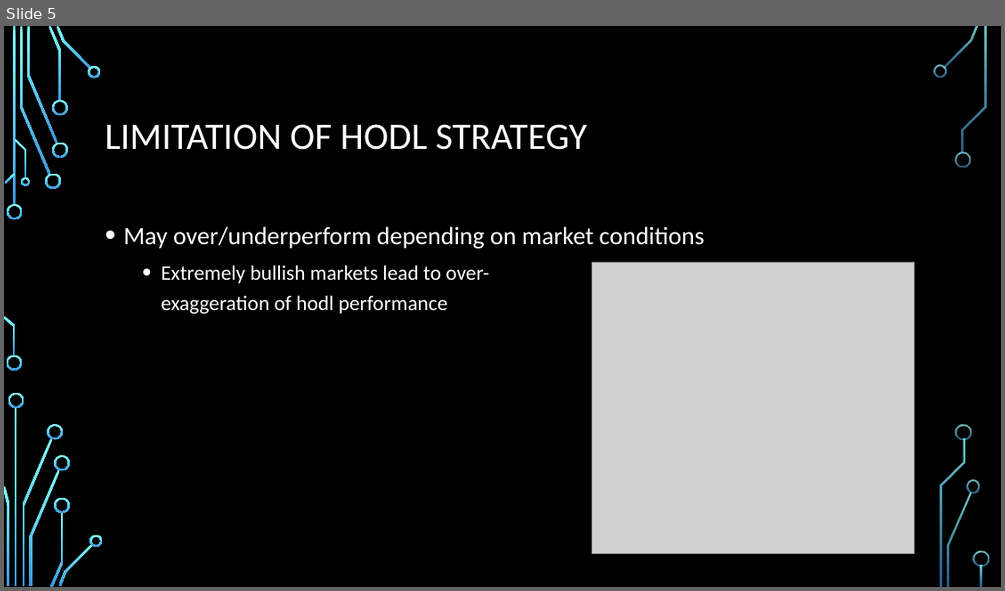
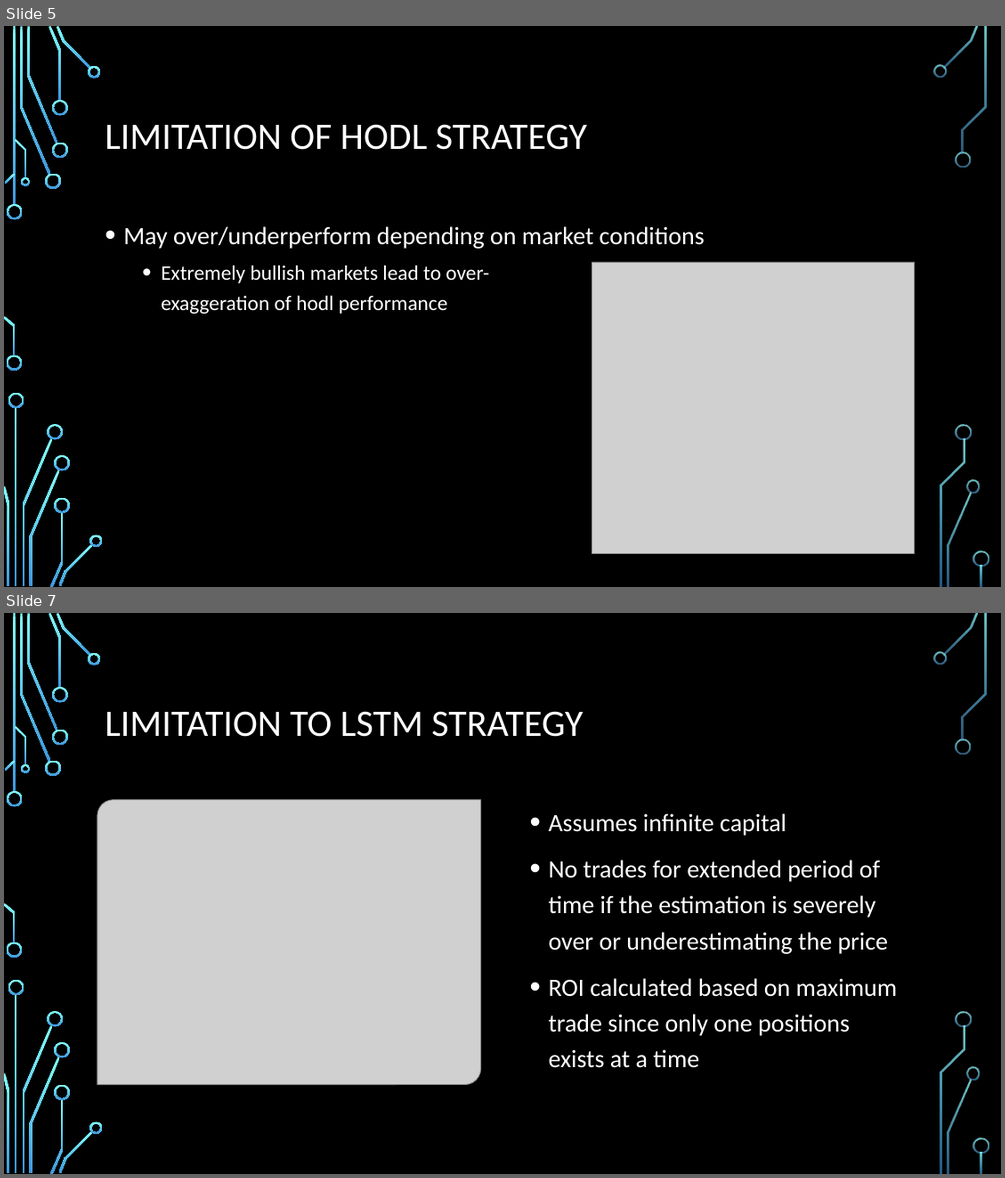
Before and after one commit to KesselRunSmuggler/Group_A_Allstarz, a slide deck: Project_2_Simon.pptx. Shown one above the other, each under a label of ours: slide 5 before the commit, slides 5 and 7 after it; the slides between them are not shown. The pictures are 1005x591 and 1005x1178 pixels, drawn with LibreOffice and Linux fonts; fonts in the diff are those of the drawing; grey boxes stand for pictures; background and template pictures are left out. Boxes give left, top, right and bottom in pixels: in the first picture for what was removed or moved away, otherwise in the second. Text is boxed around its words. In the diff, an @@ line names an element or a change of style, - is before the commit and + after.

```diff
--- a/Project_2_Simon.pptx
+++ b/Project_2_Simon.pptx
@@ slide 7 added at <box>4,613,1001,1174</box>, background picture (left out); not listed: 36 template elements that a slide beside it also shows @@
@@ title added at <box>105,711,582,737</box>, 36 pt, text #FFFFFF @@
+LIMITATION TO LSTM STRATEGY
@@ picture added at <box>97,800,481,1085</box> @@
@@ text added at <box>549,813,897,1068</box>, 24 pt, text #FFFFFF @@
+• Assumes infinite capital
+• No trades for extended period of time if the estimation is severely over or underestimating the price
+• ROI calculated based on maximum trade since only one positions exists at a time
```
Also in this commit, not shown: 1 slide changed.
